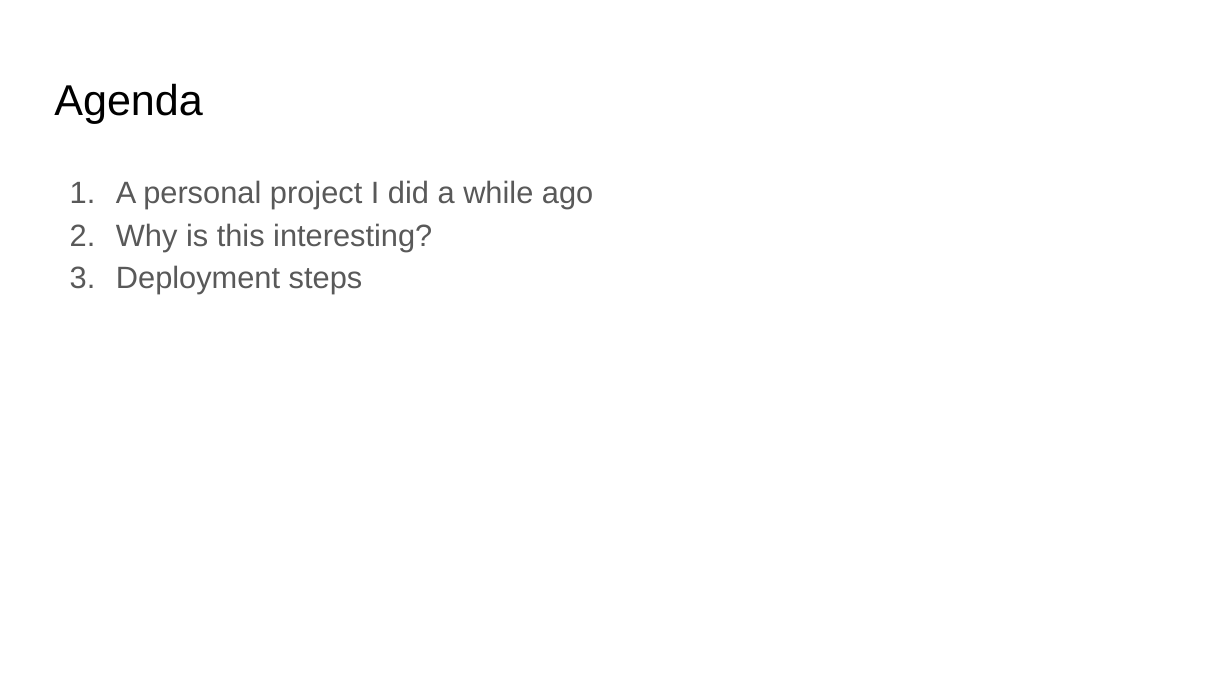
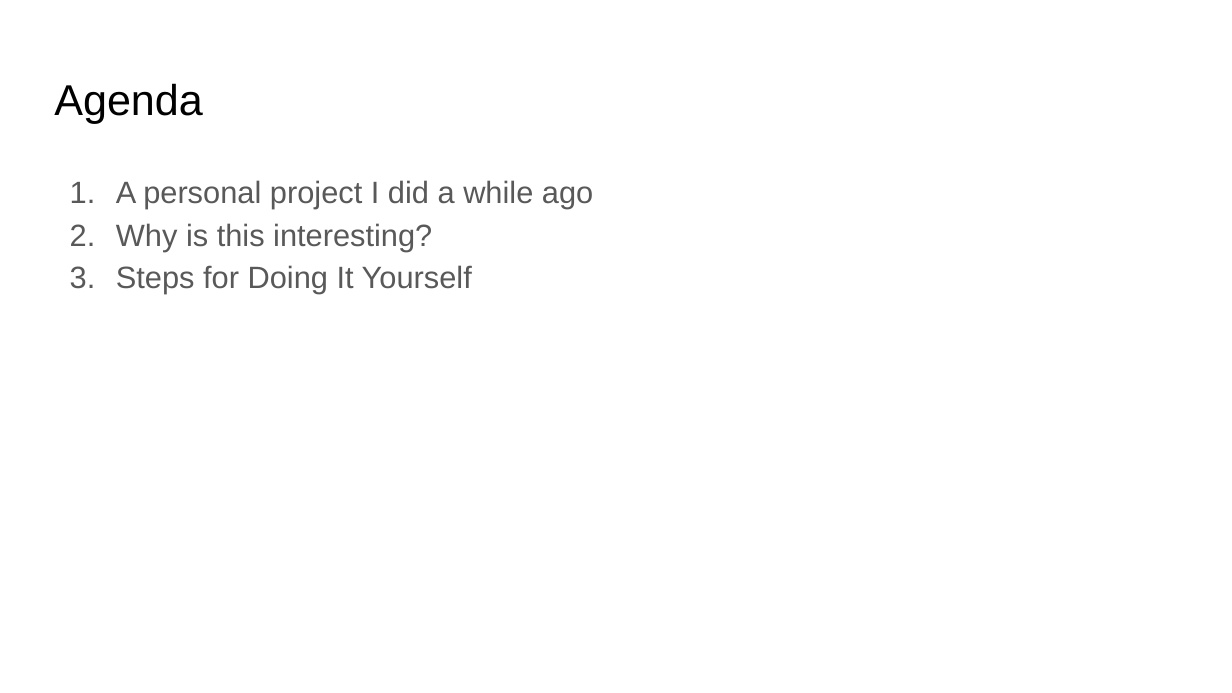
Before and after one commit to praveen-taneja/sentiment-analysis-lambda, a slide deck: slide 2 of docs/How to deploy an ML model with an API on AWS Lamba.pptx. Drawn at 1232x693 pixels with LibreOffice and Linux fonts; fonts in the diff are those of the drawing. Boxes give left, top, right and bottom in pixels: in the first picture for what was removed or moved away, otherwise in the second. Text is boxed around its words. In the diff, an @@ line names an element or a change of style, - is before the commit and + after.

```diff
--- a/docs/How to deploy an ML model with an API on AWS Lamba.pptx
+++ b/docs/How to deploy an ML model with an API on AWS Lamba.pptx
@@ text at box(116, 265, 472, 294): text changed @@
-3. Deployment steps
+3. Steps for Doing It Yourself
```
Also in this commit, not shown: 9 other slides changed, 2 slides added, 18 slides removed.
